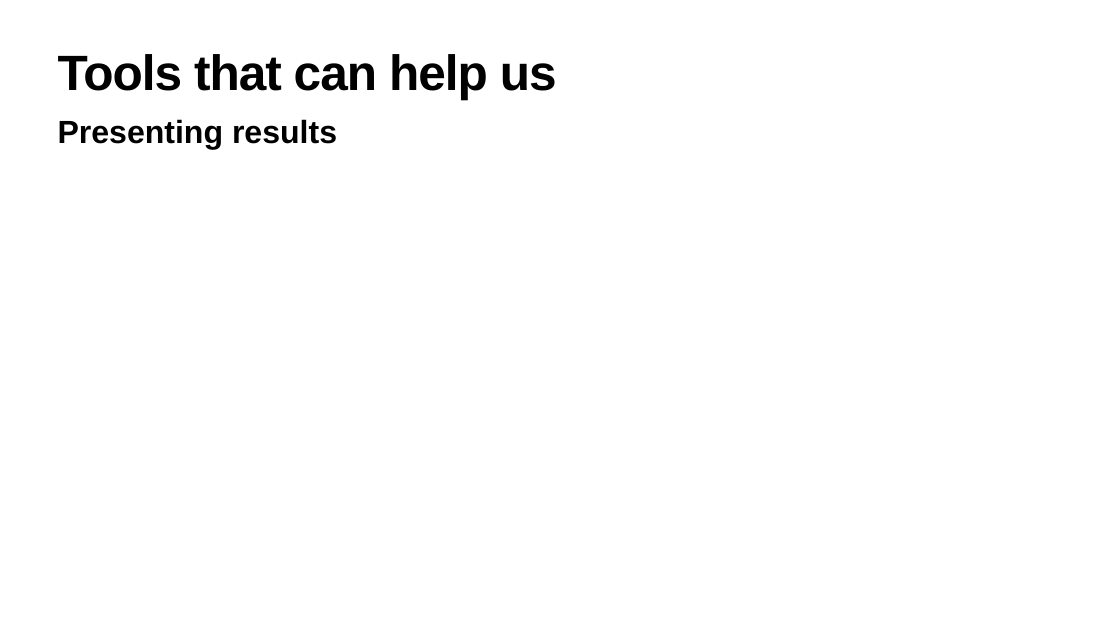
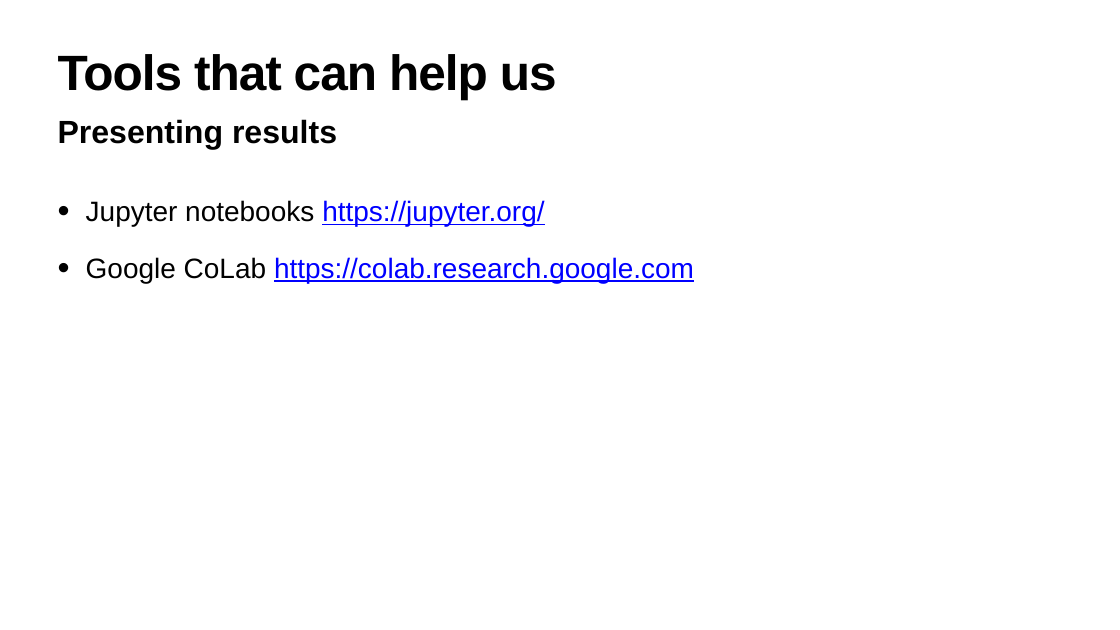
Before and after one commit to hanveiga/amld-2021-repML, a slide deck: slide 30 of slides/03_Reproducible_Scientific_ML.pptx (slide 23 before the commit). Drawn at 1120x630 pixels with LibreOffice and Linux fonts; fonts in the diff are those of the drawing. Boxes give left, top, right and bottom in pixels: in the first picture for what was removed or moved away, otherwise in the second. Text is boxed around its words. In the diff, an @@ line names an element or a change of style, - is before the commit and + after.

```diff
--- a/slides/03_Reproducible_Scientific_ML.pptx
+++ b/slides/03_Reproducible_Scientific_ML.pptx
@@ text added at (86, 200, 694, 283), 48 pt, text #0000FF, underline @@
+• Jupyter notebooks https://jupyter.org/
+• Google CoLab https://colab.research.google.com
```
Also in this commit, not shown: 4 other slides changed, 8 slides added.
